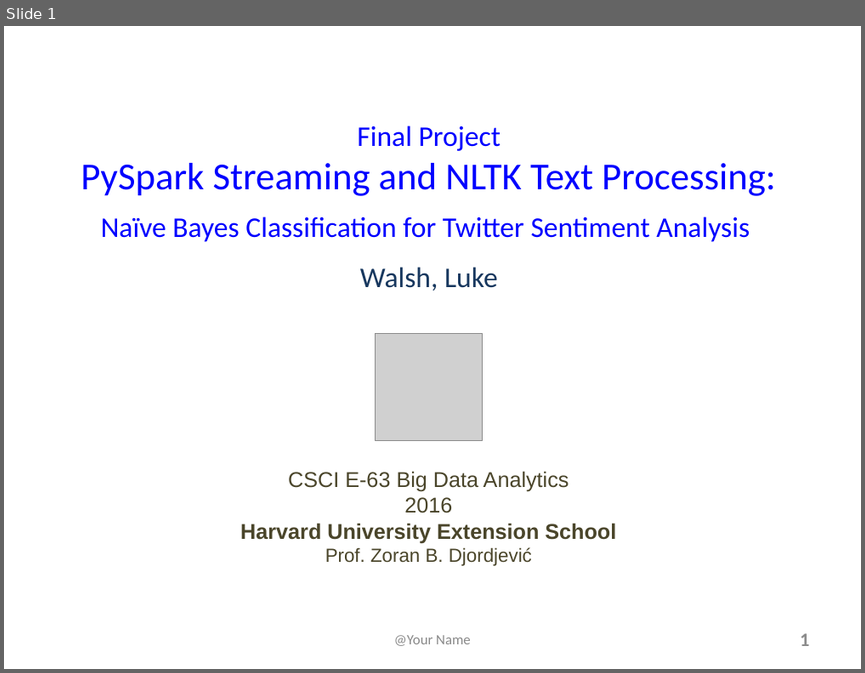
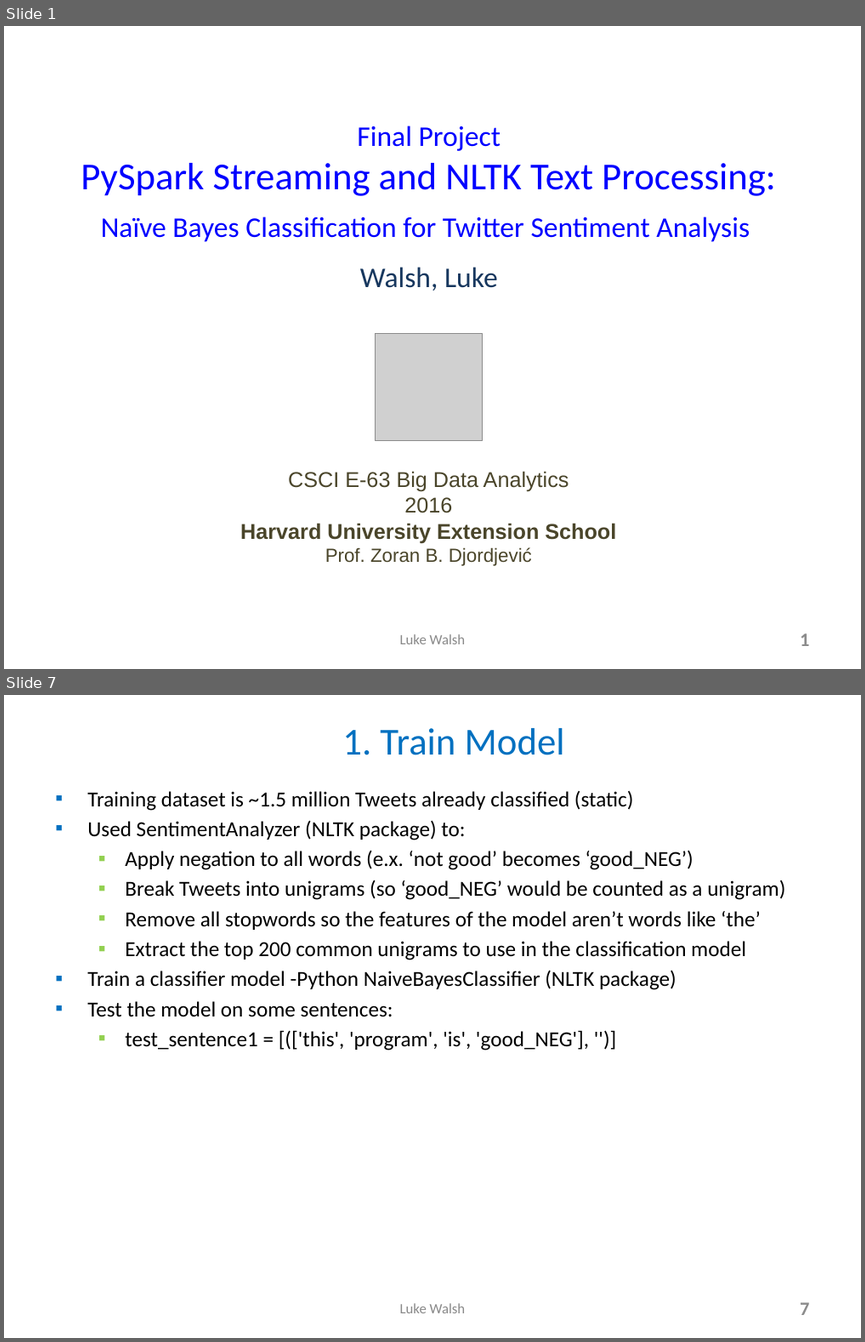
Before and after one commit to lukewalshct/Twitter_Sentiment, a slide deck: LWalsh_FinalProjectSlides.pptx. Shown one above the other, each under a label of ours: slide 1 before the commit, slides 1 and 7 after it; the slides between them are not shown. The pictures are 865x673 and 865x1342 pixels, drawn with LibreOffice and Linux fonts; fonts in the diff are those of the drawing; grey boxes stand for pictures. Boxes give left, top, right and bottom in pixels: in the first picture for what was removed or moved away, otherwise in the second. Text is boxed around its words. In the diff, an @@ line names an element or a change of style, - is before the commit and + after.

```diff
--- a/LWalsh_FinalProjectSlides.pptx
+++ b/LWalsh_FinalProjectSlides.pptx
@@ slide 7 added at (x1=4, y1=695, x2=861, y2=1338), background #FFFFFF @@
@@ title added at (x1=342, y1=728, x2=565, y2=755), 32 pt, text #0070C0 @@
+  1. Train Model
@@ text added at (x1=87, y1=791, x2=785, y2=1050), 18 pt, text #000000 @@
+▪ Training dataset is ~1.5 million Tweets already classified (static)
+▪ Used SentimentAnalyzer (NLTK package) to:
+  ▪ Apply negation to all words (e.x. ‘not good’ becomes ‘good_NEG’)
+  ▪ Break Tweets into unigrams (so ‘good_NEG’ would be counted as a unigram)
+  ▪ Remove all stopwords so the features of the model aren’t words like ‘the’
+  ▪ Extract the top 200 common unigrams to use in the classification model
+▪ Train a classifier model -Python NaiveBayesClassifier (NLTK package)
+▪ Test the model on some sentences:
+  ▪ test_sentence1 = [(['this', 'program', 'is', 'good_NEG'], '')]
@@ text added at (x1=400, y1=1303, x2=466, y2=1313), 12 pt, text #898989 @@
+Luke Walsh
@@ page number added at (x1=800, y1=1302, x2=809, y2=1315), 16 pt, text #8C8C8C, bold @@
+7
@@ slide 1 changed as well @@
@@ text at (x1=400, y1=634, x2=466, y2=644): text changed @@
-@Your Name
+Luke Walsh
```
Also in this commit, not shown: 2 other slides changed, 8 other slides added, 2 other files.
